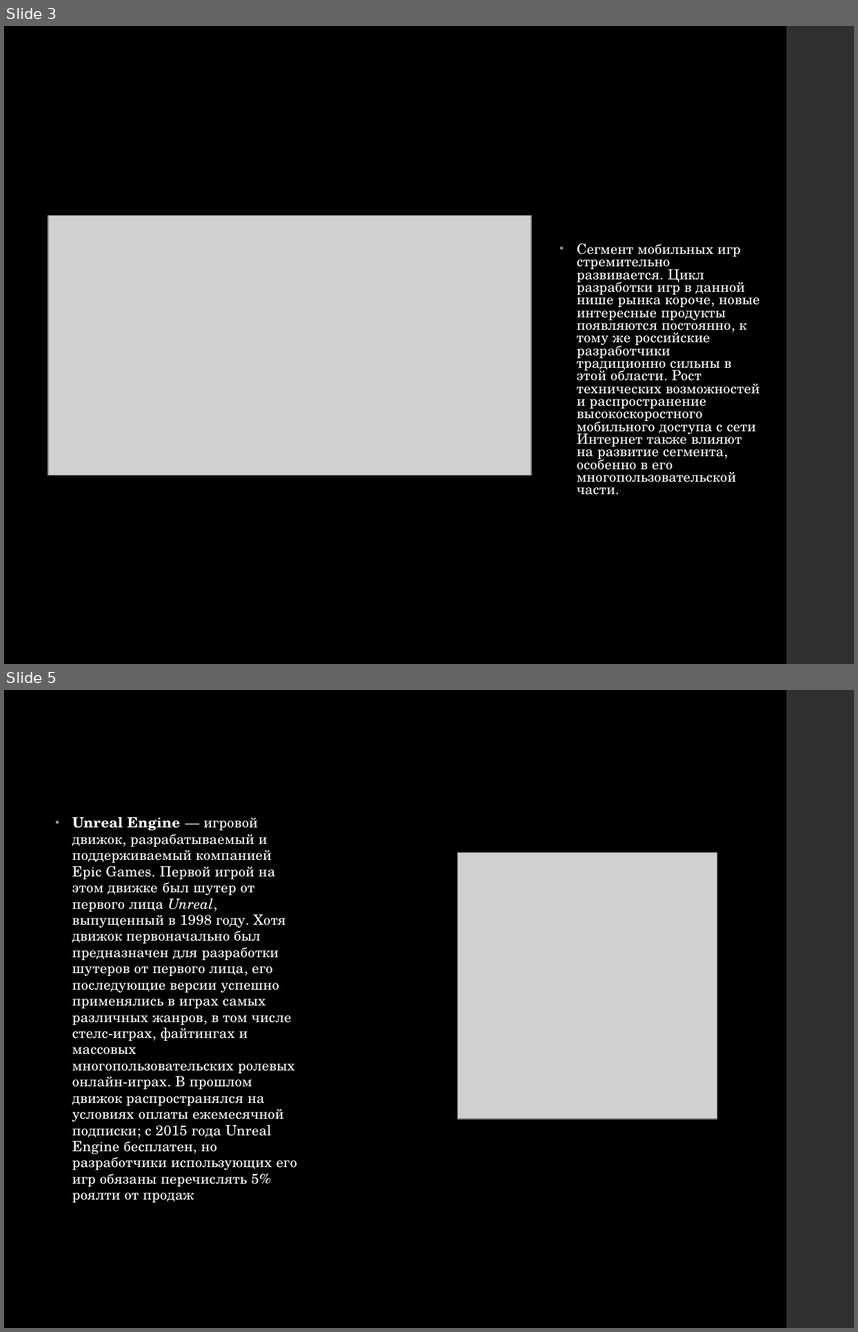
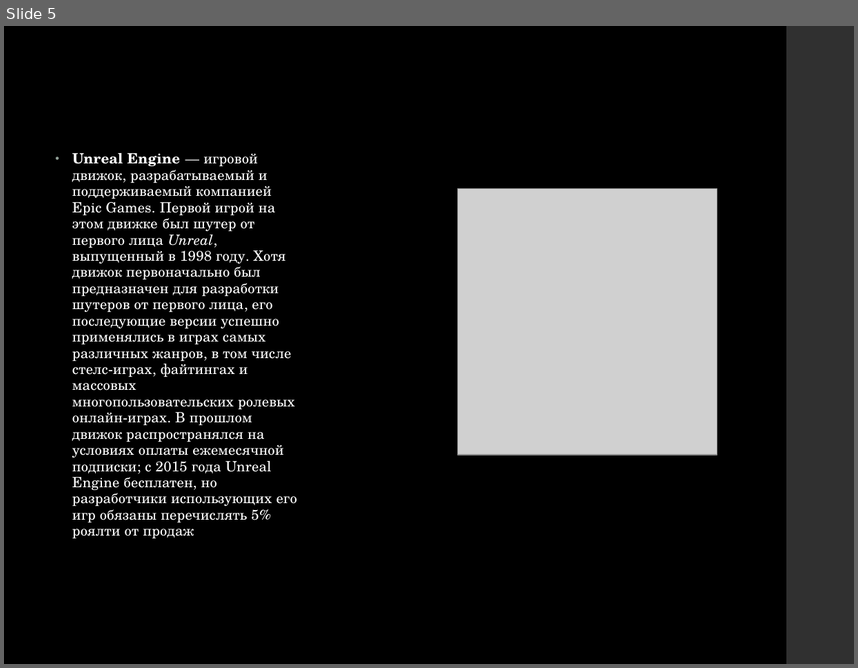
Before and after one commit to Kexfff/SchoolProjectGame, a slide deck: Presentation 4.3.pptx. Shown one above the other, each under a label of ours: slides 3 and 5 before the commit, slide 5 after it; the slides between them are not shown. The pictures are 858x1332 and 858x668 pixels, drawn with LibreOffice and Linux fonts; fonts in the diff are those of the drawing; grey boxes stand for pictures. Boxes give left, top, right and bottom in pixels: in the first picture for what was removed or moved away, otherwise in the second. Text is boxed around its words. In the diff, an @@ line names an element or a change of style, - is before the commit and + after.

```diff
--- a/Presentation 4.3.pptx
+++ b/Presentation 4.3.pptx
@@ slide 3 removed at (x1=4, y1=26, x2=854, y2=664), background #000000; not listed: 1 template element that a slide beside it also shows @@
@@ picture removed at (x1=48, y1=216, x2=531, y2=474) @@
@@ text removed at (x1=577, y1=243, x2=760, y2=495) @@
-• Сегмент мобильных игр стремительно развивается. Цикл разработки игр в данной нише рынка короче, новые интересные продукты появляются постоянно, к тому же российские разработчики традиционно сильны в этой области. Рост технических возможностей и распространение высокоскоростного мобильного доступа с сети Интернет также влияют на развитие сегмента, особенно в его многопользовательской части.
```
Also in this commit, not shown: 4 slides changed, 1 slide added.
